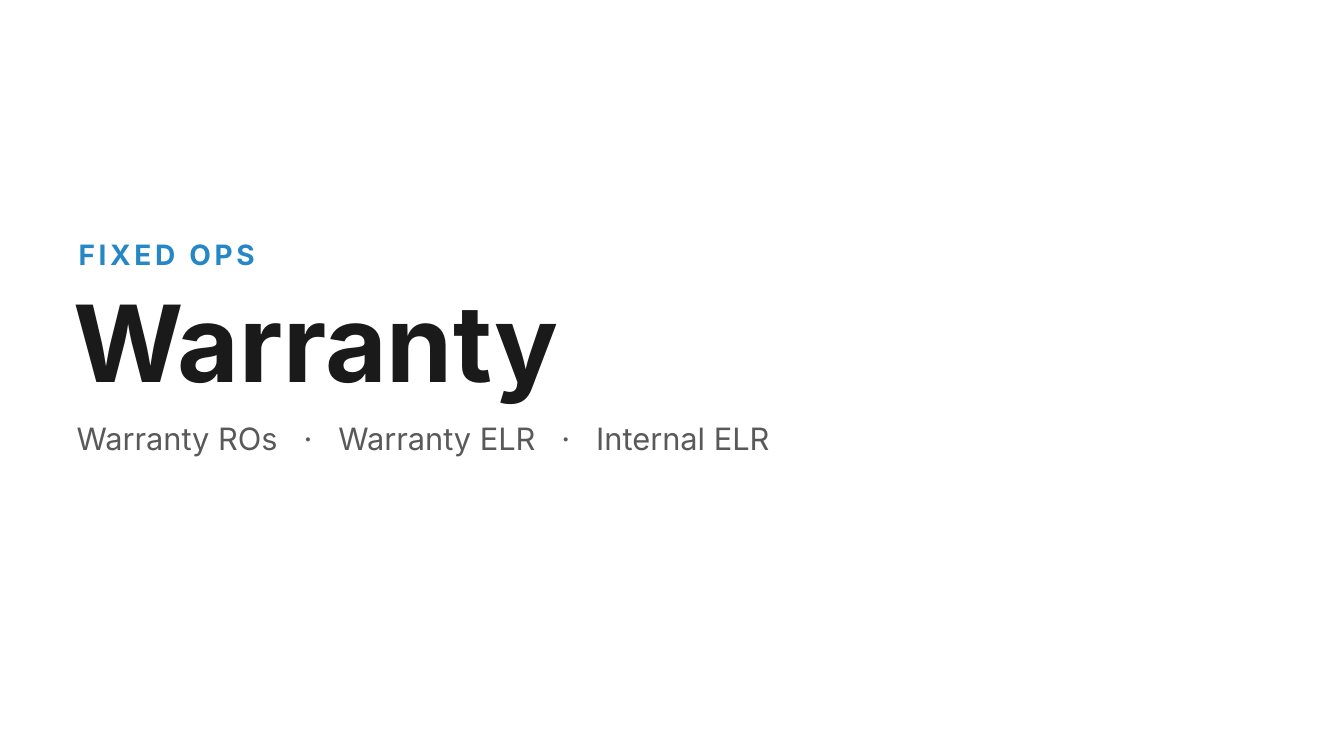
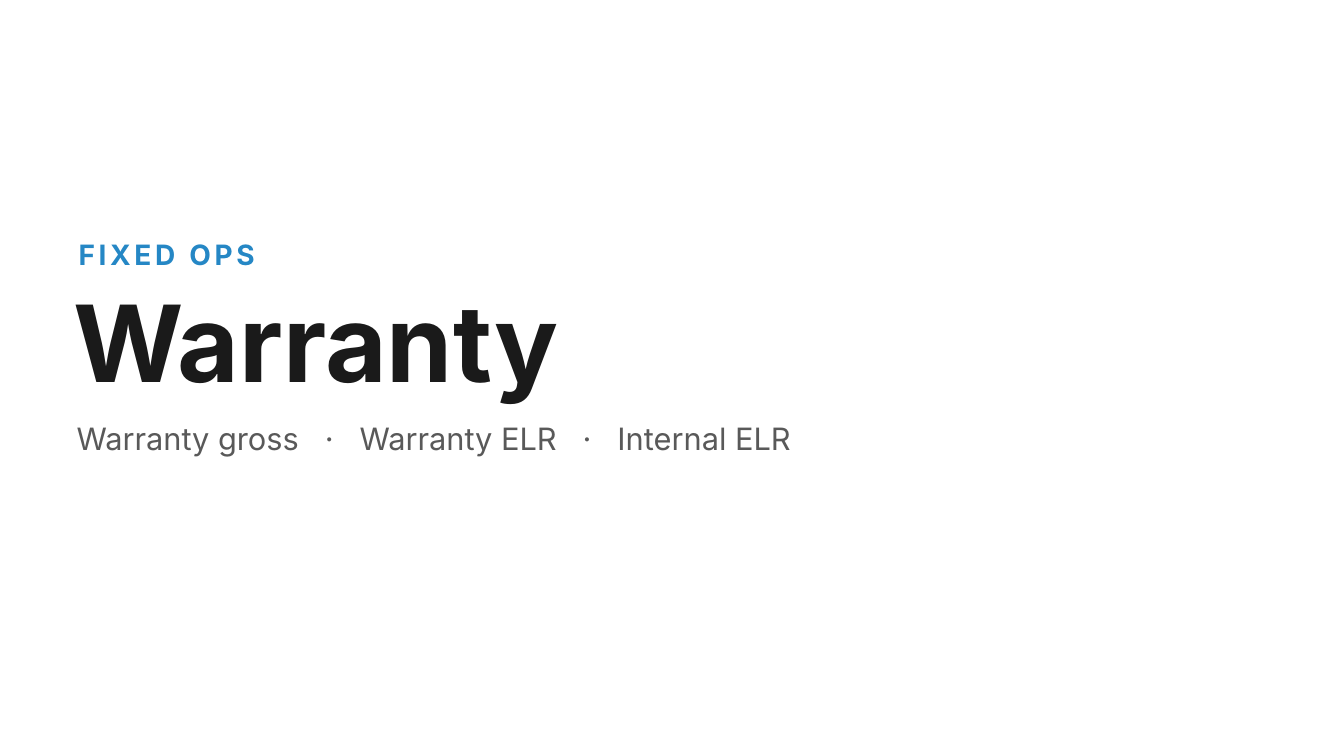
Before and after one commit to Ndresner/Noah, a slide deck: slide 1 of day2-deck/decks/Warranty & Internal - House Style.pptx. Drawn at 1344x756 pixels with LibreOffice and Linux fonts; fonts in the diff are those of the drawing. Boxes give left, top, right and bottom in pixels: in the first picture for what was removed or moved away, otherwise in the second. Text is boxed around its words. In the diff, an @@ line names an element or a change of style, - is before the commit and + after.

```diff
--- a/day2-deck/decks/Warranty & Internal - House Style.pptx
+++ b/day2-deck/decks/Warranty & Internal - House Style.pptx
@@ text at [77, 427, 791, 456]: text changed @@
-Warranty ROs · Warranty ELR · Internal ELR
+Warranty gross · Warranty ELR · Internal ELR
```
Also in this commit, not shown: 4 other slides changed, 48 other files.
